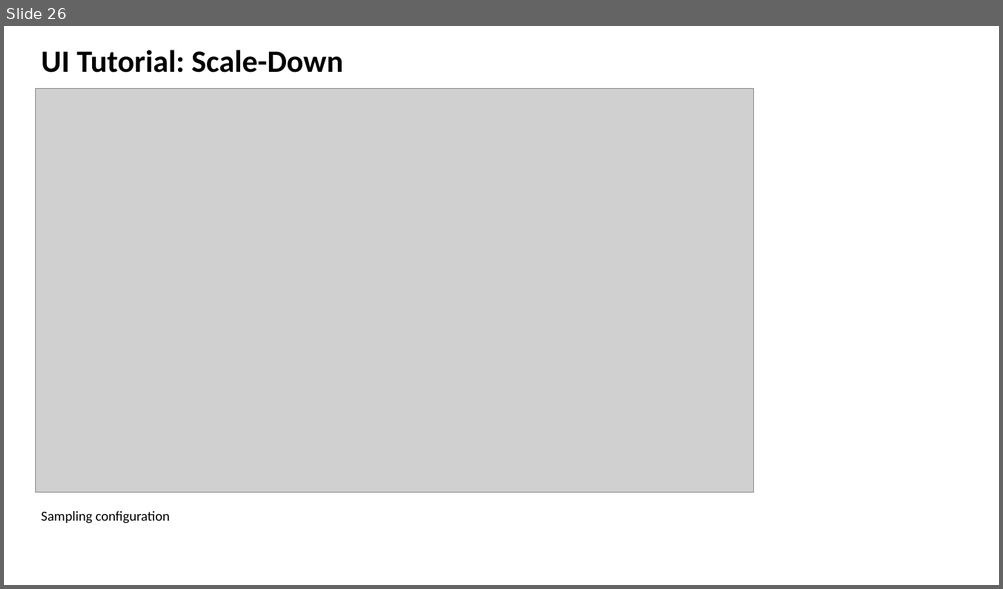
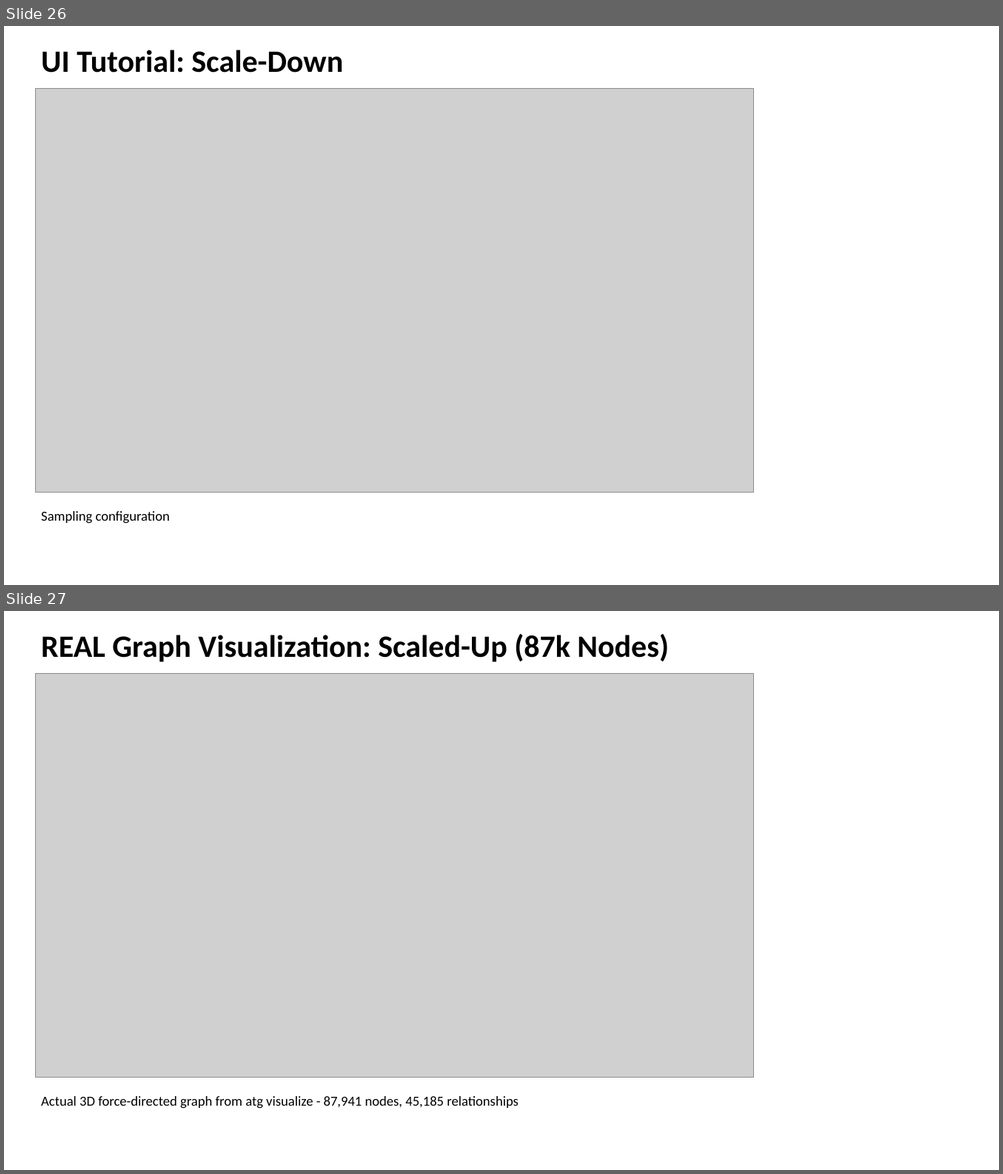
Before and after one commit to rysweet/azure-tenant-grapher, a slide deck: Scale_Operations_Implementation.pptx. Shown one above the other, each under a label of ours: slide 26 before the commit, slides 26 and 27 after it. The pictures are 1003x589 and 1003x1174 pixels, drawn with LibreOffice and Linux fonts; fonts in the diff are those of the drawing; grey boxes stand for pictures. Boxes give left, top, right and bottom in pixels: in the first picture for what was removed or moved away, otherwise in the second. Text is boxed around its words. In the diff, an @@ line names an element or a change of style, - is before the commit and + after.

```diff
--- a/Scale_Operations_Implementation.pptx
+++ b/Scale_Operations_Implementation.pptx
@@ slide 27 added at (x1=4, y1=611, x2=999, y2=1170), background #FFFFFF @@
@@ text added at (x1=41, y1=634, x2=669, y2=662), 36 pt, text #000000, bold @@
+REAL Graph Visualization: Scaled-Up (87k Nodes)
@@ picture added at (x1=35, y1=673, x2=754, y2=1077) @@
@@ text added at (x1=41, y1=1096, x2=518, y2=1109), 16 pt, text #000000 @@
+Actual 3D force-directed graph from atg visualize - 87,941 nodes, 45,185 relationships
```
Also in this commit, not shown: 1 other slide added, 3 other files.
